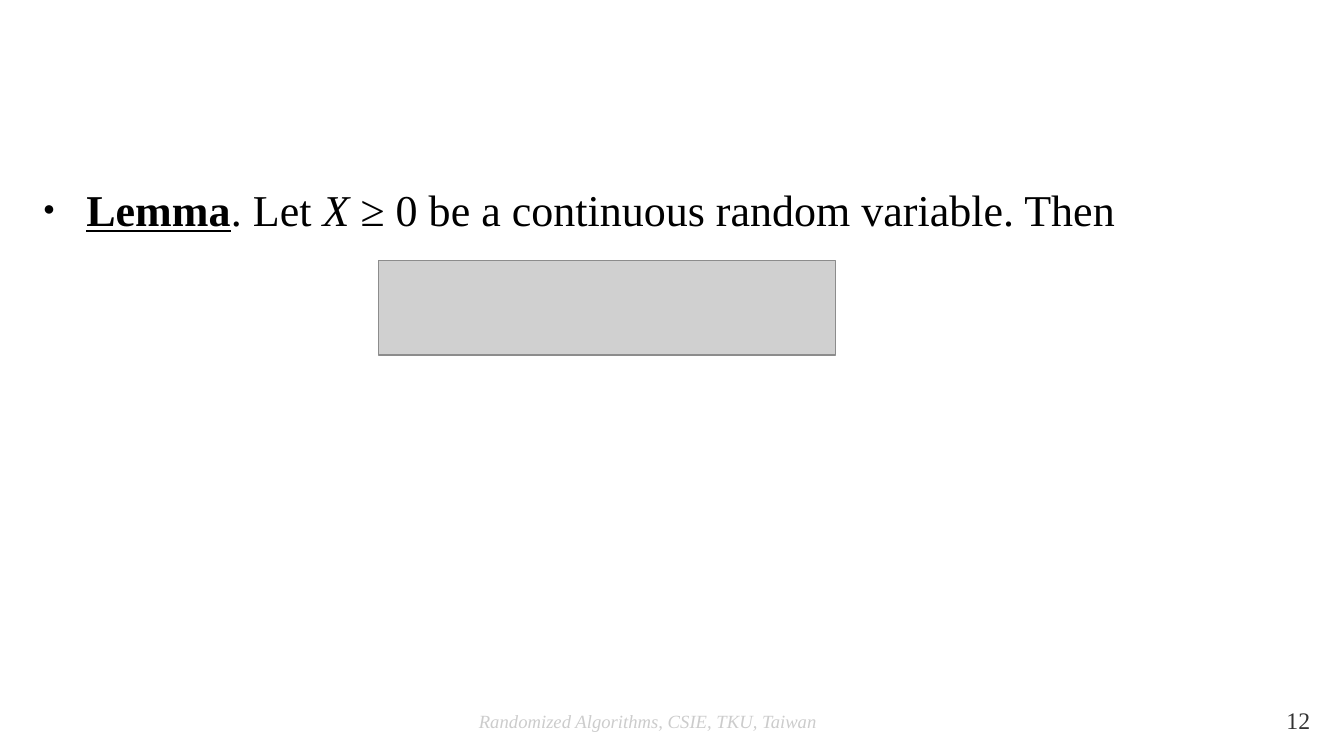
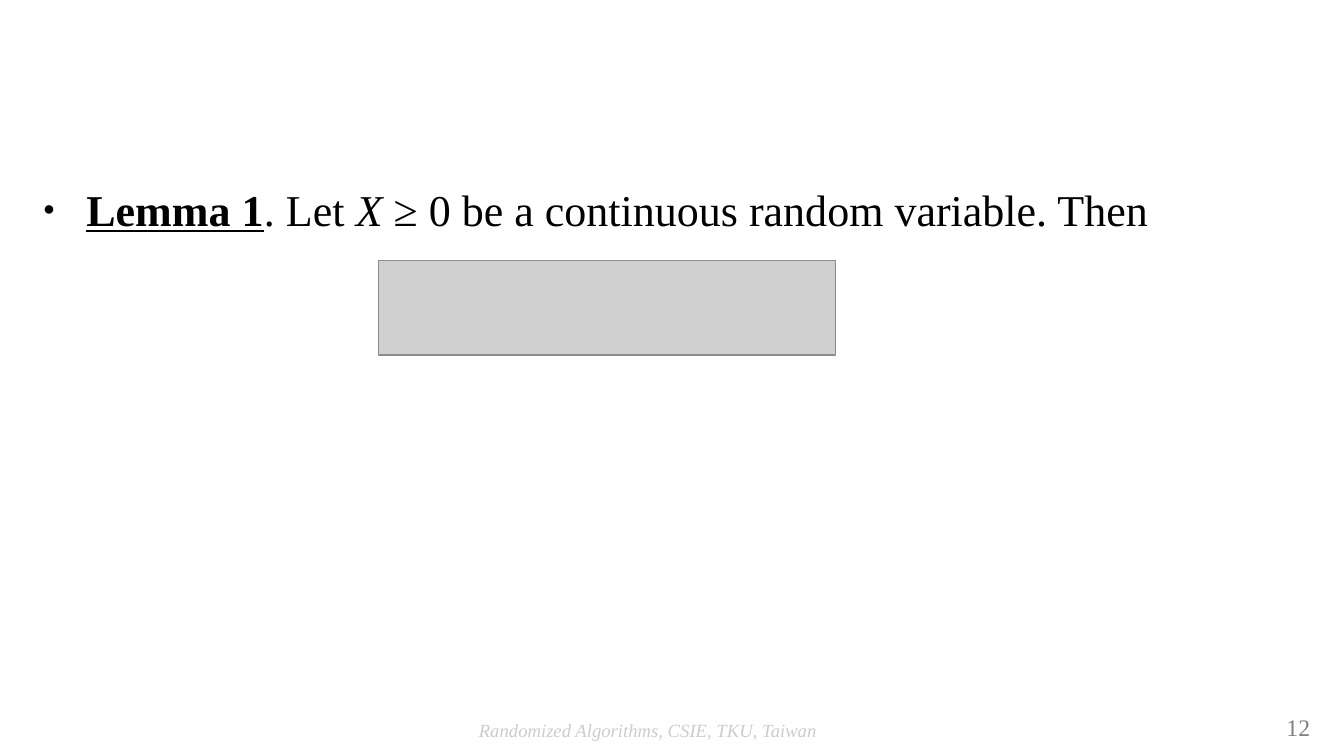
Before and after one commit to josephcclin/josephcclin.github.io, a slide deck: slide 12 of courses/rand_alg/slides/ra_lect_continuous_distributions_and_Poisson_process.odp. Drawn at 1344x756 pixels with LibreOffice and Linux fonts; fonts in the diff are those of the drawing; grey boxes stand for pictures; background and template pictures are left out. Boxes give left, top, right and bottom in pixels: in the first picture for what was removed or moved away, otherwise in the second. Text is boxed around its words. In the diff, an @@ line names an element or a change of style, - is before the commit and + after.

```diff
--- a/courses/rand_alg/slides/ra_lect_continuous_distributions_and_Poisson_process.odp
+++ b/courses/rand_alg/slides/ra_lect_continuous_distributions_and_Poisson_process.odp
@@ text at (86,195,1147,232): text changed @@
-● Lemma. Let X ≥ 0 be a continuous random variable. Then
+● Lemma 1. Let X ≥ 0 be a continuous random variable. Then
@@ text "Randomized Algorithms, CSIE, TKU, Taiwan" at (479,724,816,741): vertical alignment top to middle @@
@@ page number at (1286,720,1310,736): text colour #333333 to #808080; vertical alignment top to middle @@
```
Also in this commit, not shown: 57 other slides changed, 1 other file.
